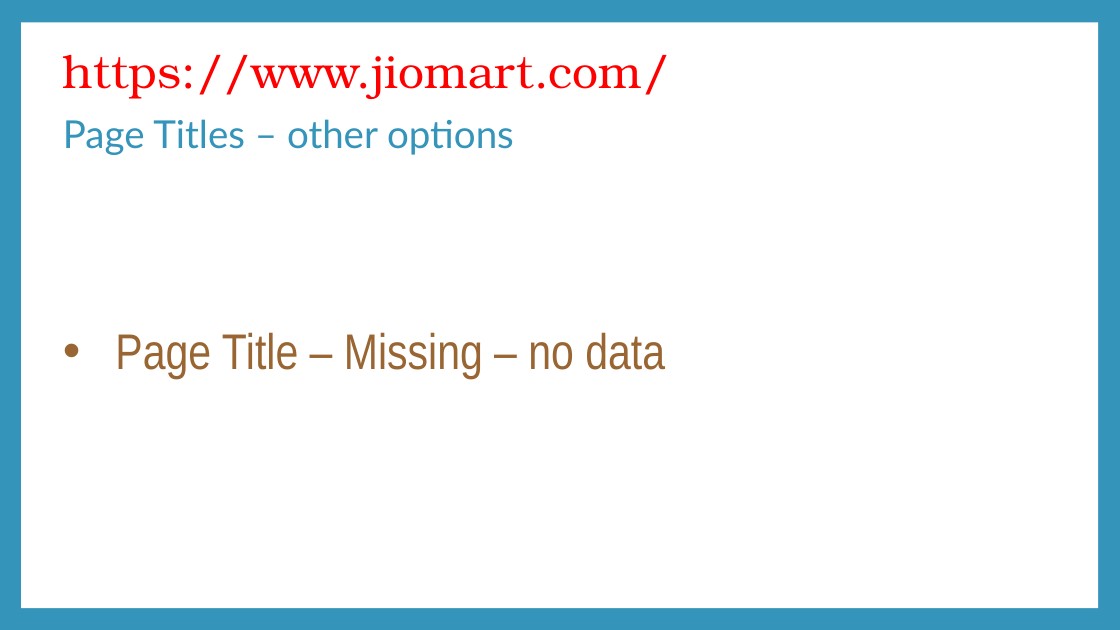
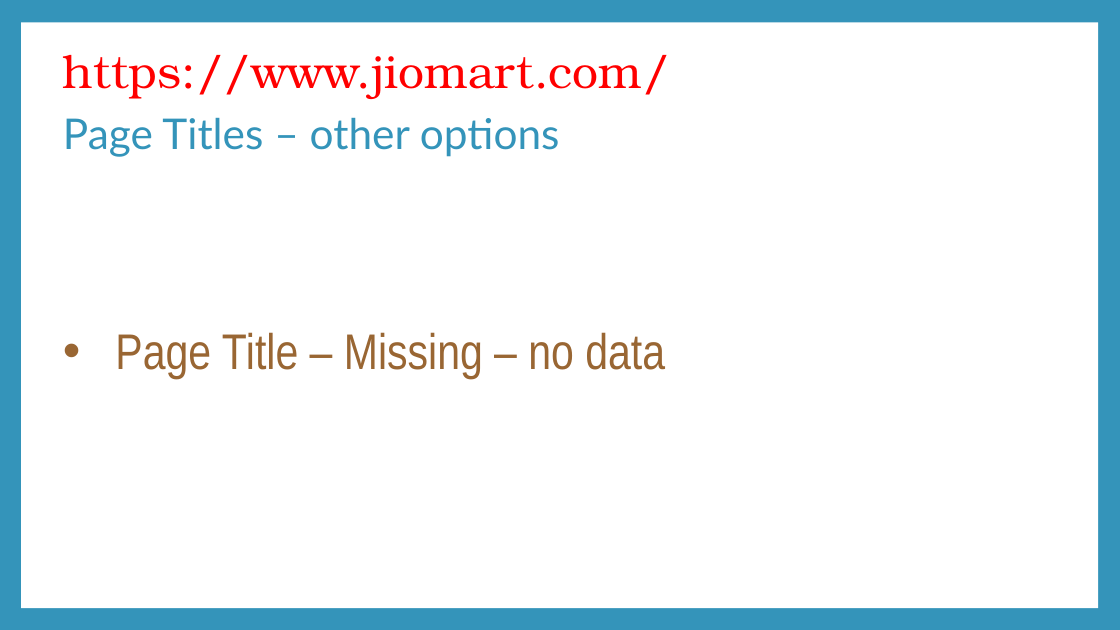
Before and after one commit to Resh-Digi/Resh-DM-Task, a slide deck: slide 30 of SCREAMING FROG.pptx. Drawn at 1120x630 pixels with LibreOffice and Linux fonts; fonts in the diff are those of the drawing. Boxes give left, top, right and bottom in pixels: in the first picture for what was removed or moved away, otherwise in the second. Text is boxed around its words. In the diff, an @@ line names an element or a change of style, - is before the commit and + after.

```diff
--- a/SCREAMING FROG.pptx
+++ b/SCREAMING FROG.pptx
@@ text "Page Titles – other options" at (63, 117, 560, 157): size 33 to 36.3 pt @@
```
Also in this commit, not shown: 5 slides added, 1 other file.
